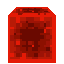
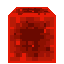
Before/after of a w=64, h=64 layered artwork. What changed in the layer stack:
painted on "BlockSprite_block-of-redstone.png" over <box>10,17,54,61</box>